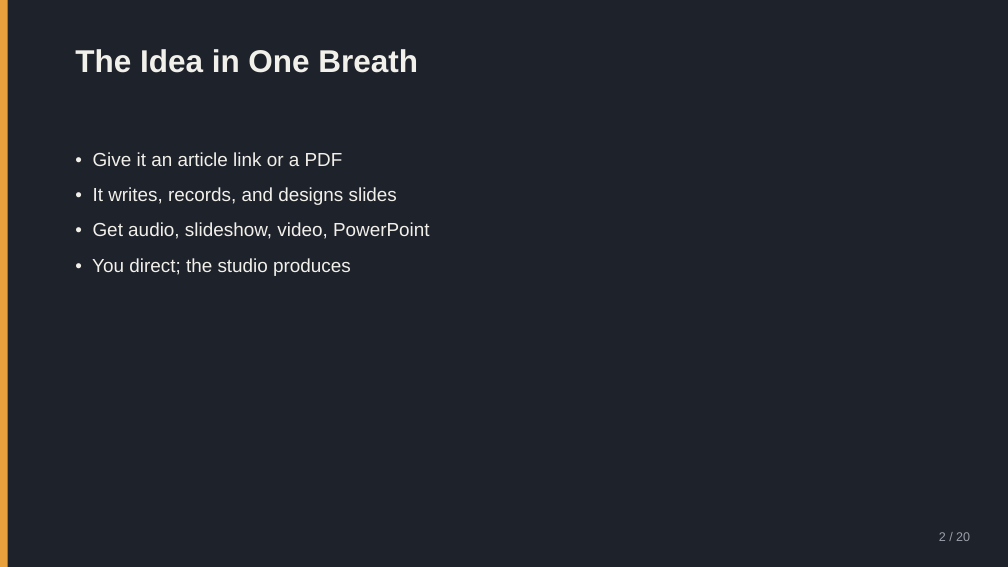
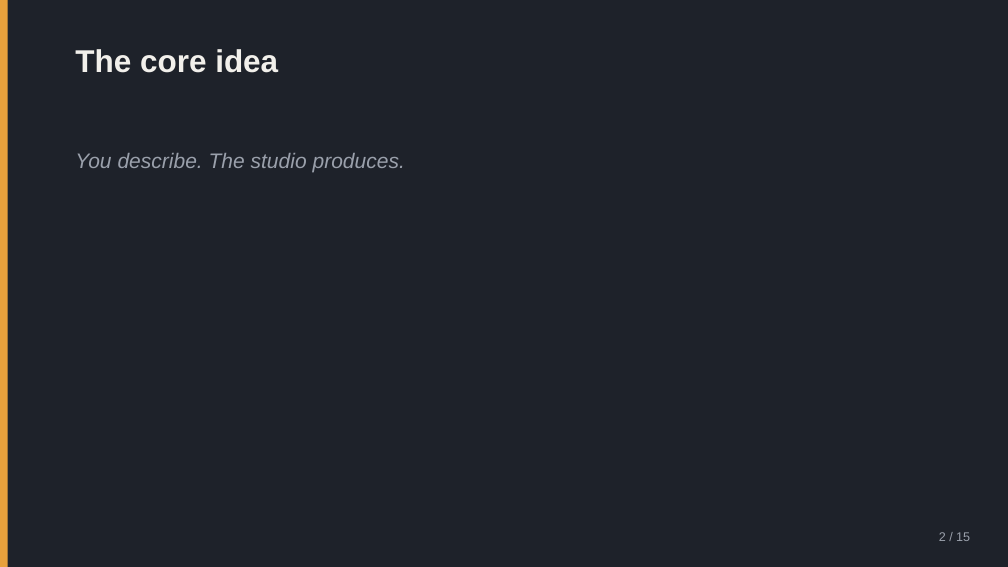
Before and after one commit to nikolaidk/voice, a slide deck: slide 2 of docs/user-guide.pptx. Drawn at 1008x567 pixels with LibreOffice and Linux fonts; fonts in the diff are those of the drawing. Boxes give left, top, right and bottom in pixels: in the first picture for what was removed or moved away, otherwise in the second. Text is boxed around its words. In the diff, an @@ line names an element or a change of style, - is before the commit and + after.

```diff
--- a/docs/user-guide.pptx
+++ b/docs/user-guide.pptx
@@ text at [75,49,278,73]: text changed @@
-The Idea in One Breath
+The core idea
@@ text at [75,153,405,172]: text changed; size 18 to 20 pt; text colour #F2F0EB to #9AA0AB; italic on @@
-• Give it an article link or a PDF
-• It writes, records, and designs slides
-• Get audio, slideshow, video, PowerPoint
-• You direct; the studio produces
+You describe. The studio produces.
@@ text at [939,532,970,541]: text changed @@
-2 / 20
+2 / 15
```
Also in this commit, not shown: 8 other slides changed, 6 slides added, 11 slides removed, 2 other files.
